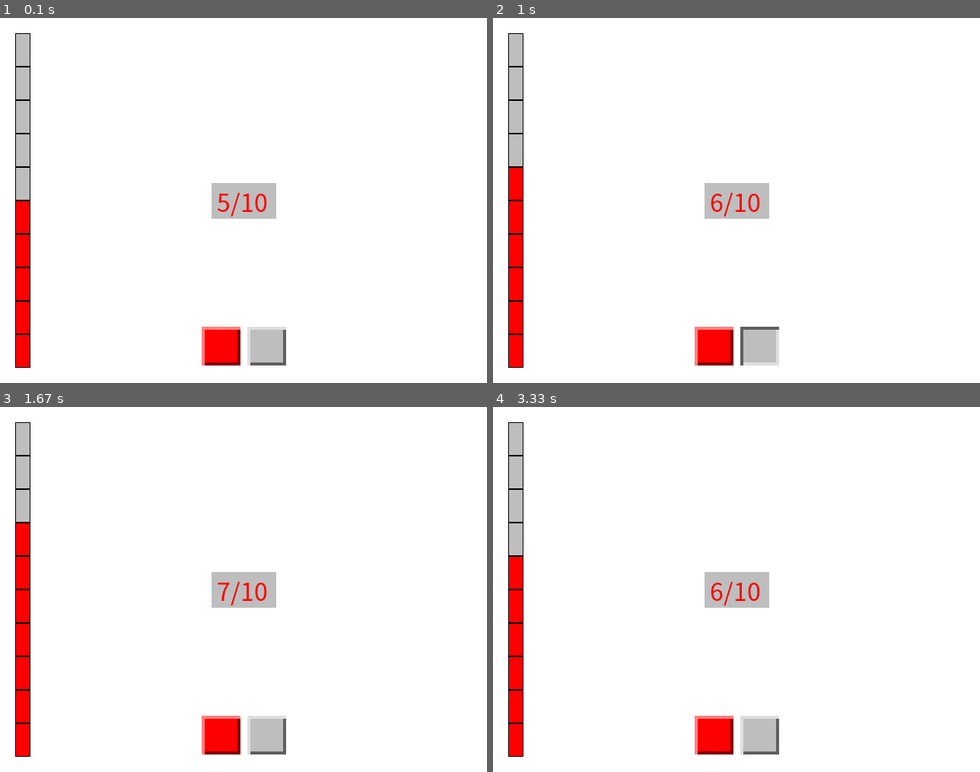
Above: before the commit, frames 1-4 (two rows, left to right).
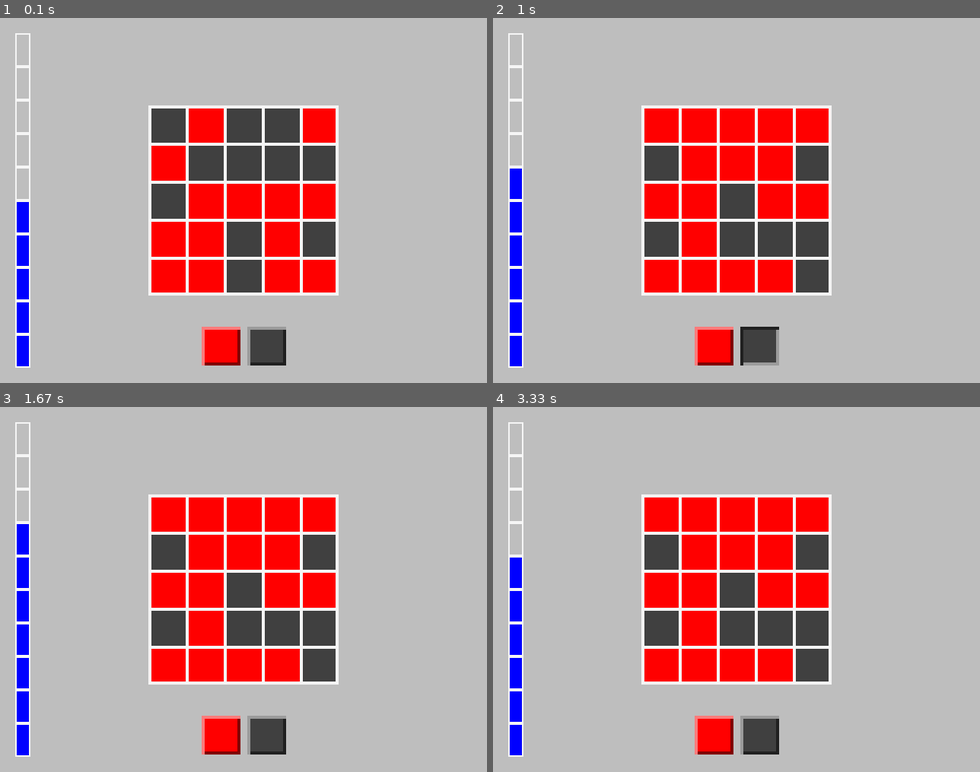
Above: after the commit, the same moments.

Repository: jeongchaeuk/tutorial
Game: pygame game, started from hp.py
Two runs of this game, one before a commit and one after it. Both use one fixed random seed, a clock stepped at 60 frames per second and the inputs below.
Inputs (mouse positions are in pixels of both pictures, inside the frame that each line leads up to):
- Up to frame 1 (0.1 s): no input
- Up to frame 2 (1 s): hold R 0.33-0.8 s; hold Up 0.33-0.8 s; press the mouse at (760, 346) at 0.87 s; move the mouse to (775, 288) at 0.97 s
- Up to frame 3 (1.67 s): release the mouse at (301, 622) at 1.1 s; hold Up 1.17-1.63 s
- Up to frame 4 (3.33 s): hold Down 1.67-1.97 s; hold Up 2-2.37 s; hold Down 2.4-2.77 s; hold Up 2.8-3.1 s; hold Down from 3.13 s (still down)

The runs differ from the first frame. In frame 1, 94% of the frame differs, in the area x 0-100%, y 0-100%; in frame 2, 95%; in frame 3, 95%; in frame 4, 95%.

Commit message:
Update hp.py
RED/BLACK Select Game

Diff:
--- a/hp.py
+++ b/hp.py
@@ -7,14 +7,14 @@
 
 pygame.init()
 
-pygame.display.set_caption('HP bar project')
+pygame.display.set_caption('Red/Black project')
 SCREEN_W = 640
 SCREEN_H = 480
-screen = pygame.display.set_mode((SCREEN_W, SCREEN_H))#, pygame.SCALED)
+screen = pygame.display.set_mode((SCREEN_W, SCREEN_H), pygame.SCALED)
 print(f'window_size= {pygame.display.get_window_size()}')
 print(f'screen.get_rect= {screen.get_rect()}')
 
-screen.fill('white')
+screen.fill('gray')
 pygame.display.flip()
 
 MAX_HP = 10
@@ -28,16 +28,23 @@
 
 def main():
     HP = 5
-    digit = len(str(MAX_HP))
+    # digit = len(str(MAX_HP))
     pushed = [False, False]
+    boards = make_boards()
+    most_color = get_most_color(boards)
+
     while True:
-        msg = f'{HP:{digit}d}/{MAX_HP:{digit}d}'
-        text = font.render(msg, True, 'red').convert_alpha()
-        screen.fill('gray', text_area)
-        screen.blit(text, text_area)
-        draw_rect = drawHP(HP)
-        btn_rects = draw_buttons(pushed)
-        pygame.display.update([text_area, draw_rect] + btn_rects)
+        # msg = f'{HP:{digit}d}/{MAX_HP:{digit}d}'
+        # text = font.render(msg, True, 'red').convert_alpha()
+        # screen.fill('gray', text_area)
+        # screen.blit(text, text_area)
+
+        # update_area = [text_area]
+        update_area = []
+        update_area.append(drawHP(HP))
+        update_area += (btn_rects := draw_buttons(pushed))
+        update_area.append(draw_boards(boards))
+        pygame.display.update(update_area)
 
         for event in pygame.event.get():
             if event.type == pygame.QUIT:
@@ -49,13 +56,24 @@
                     HP = increase_hp(HP)
                 elif event.key == pygame.K_DOWN:
                     HP = decrease_hp(HP)
+                elif event.key == pygame.K_r:
+                    boards = make_boards()
+                    most_color = get_most_color(boards)
             elif event.type == pygame.MOUSEBUTTONUP:
+                pushed = [False, False]
                 x, y = event.pos
+                pick_color = ''
                 if btn_rects[0].collidepoint(x, y):
+                    pick_color = 'red'
+                elif btn_rects[1].collidepoint(x, y):
+                    pick_color = 'gray25'
+                else:
+                    continue
+
+                if pick_color == most_color:
                     HP = increase_hp(HP)
-                elif btn_rects[1].collidepoint(x, y):
+                else:
                     HP = decrease_hp(HP)
-                pushed = [False, False]
             elif event.type == pygame.MOUSEBUTTONDOWN:
                 x, y = event.pos
                 if btn_rects[0].collidepoint(x, y):
@@ -74,15 +92,60 @@
     return hp - 1 if hp > 0 else 0
 
 
+def make_boards():
+    import random
+
+    colors = ['red', 'gray25']
+    rows = cols = 5
+    return ([[random.choice(colors) for c in range(cols)] for r in range(rows)])
+
+
+def get_most_color(boards):
+    from collections import Counter
+    counter = Counter()
+    for r in boards:
+        for c in r:
+            counter[c] += 1
+    return counter.most_common(1)[0][0]
+
+
+def draw_boards(boards):
+    size = 50
+    rows = cols = 5
+    screen_size = screen.get_rect().size
+    x = (screen_size[0] - cols * size) // 2
+    y = (screen_size[1] - rows * size) // 2
+
+    for r in range(rows):
+        for c in range(cols):
+            pygame.draw.rect(screen,
+                             boards[r][c],
+                             (x + c * size, y + r * size, size, size))
+    width = 4
+    correct = width // 2
+    for r in range(1, rows):
+        start_pos = (x, y + r * size)
+        end_pos = (start_pos[0] + size * cols - correct, start_pos[1])
+        pygame.draw.line(screen, 'whitesmoke', start_pos, end_pos, width)
+
+    for c in range(1, cols):
+        start_pos = (x + c * size, y)
+        end_pos = (start_pos[0], start_pos[1] + size * rows - correct)
+        pygame.draw.line(screen, 'whitesmoke', start_pos, end_pos, width)
+
+    return pygame.draw.rect(screen, 'whitesmoke', (x, y, cols * size, rows * size), width)
+    # return (x, y, cols * size, rows * size)
+
+
 def drawHP(hp):
     bar = pygame.rect.Rect(20, 20, 20, (screen.get_rect().h - 40) // MAX_HP)
     pygame.draw.rect(screen, 'gray',
                      (bar.x, bar.y, bar.w, bar.h * (MAX_HP - hp)))
-    pygame.draw.rect(screen, 'red',
+    pygame.draw.rect(screen, 'blue',
                      (bar.x, bar.y + bar.h * (MAX_HP - hp), bar.w, bar.h * hp))
     for i in range(MAX_HP):
-        pygame.draw.rect(screen, 'black',
-                         (bar.x, bar.y + i * bar.h, bar.w, bar.h), width=1)
+        pygame.draw.rect(screen, 'whitesmoke',
+                         (bar.x, bar.y + i * bar.h, bar.w, bar.h), width=2)
     bar.h *= MAX_HP
     return bar
 
@@ -96,14 +159,14 @@
 
     rects = []
     rects.append(draw_button('red', (x, y, size, size), pushed[0]))
-    rects.append(draw_button('gray', (x + size + gap, y, size, size), pushed[1]))
+    rects.append(draw_button('gray25', (x + size + gap, y, size, size), pushed[1]))
     return rects
 
 
 def draw_button(color, rect, pushed):
     rect = pygame.draw.rect(screen, color, rect)
     darker = pygame.Color(color).lerp('black', .5)
-    lighter = pygame.Color(color).lerp('white', .5)
+    lighter = pygame.Color(color).lerp('whitesmoke', .5)
     if pushed:
         darker, lighter = lighter, darker
     width = 4
@@ -124,6 +187,5 @@
     return rect
 
 
-
 if __name__ == '__main__':
     main()
